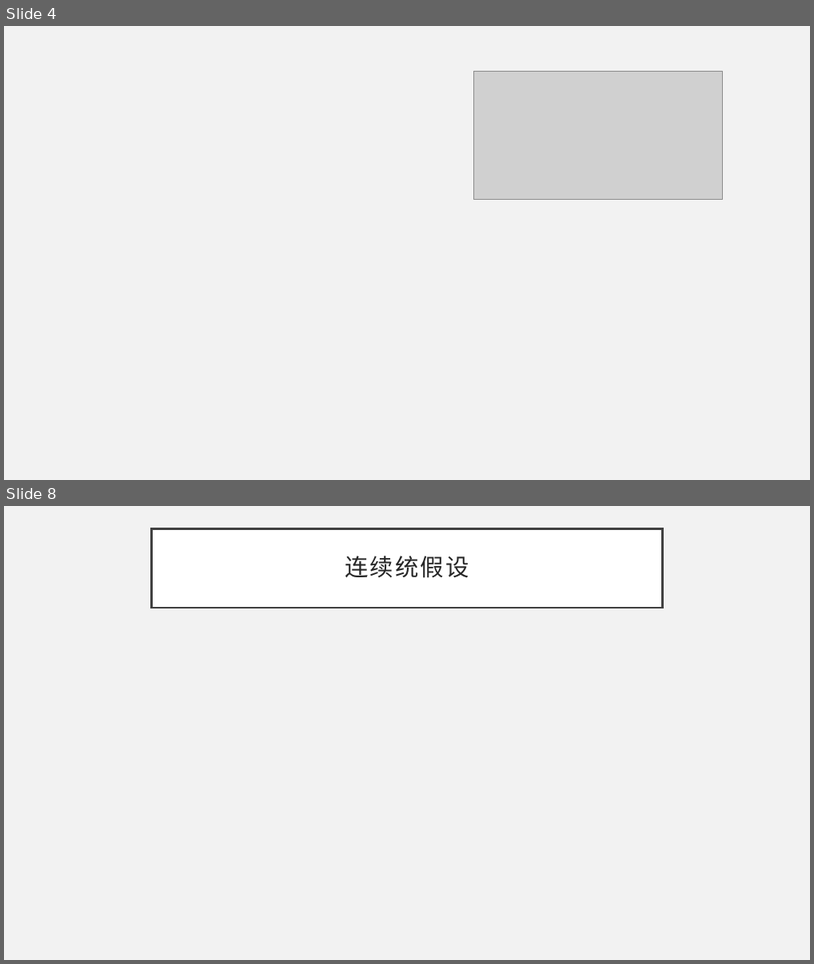
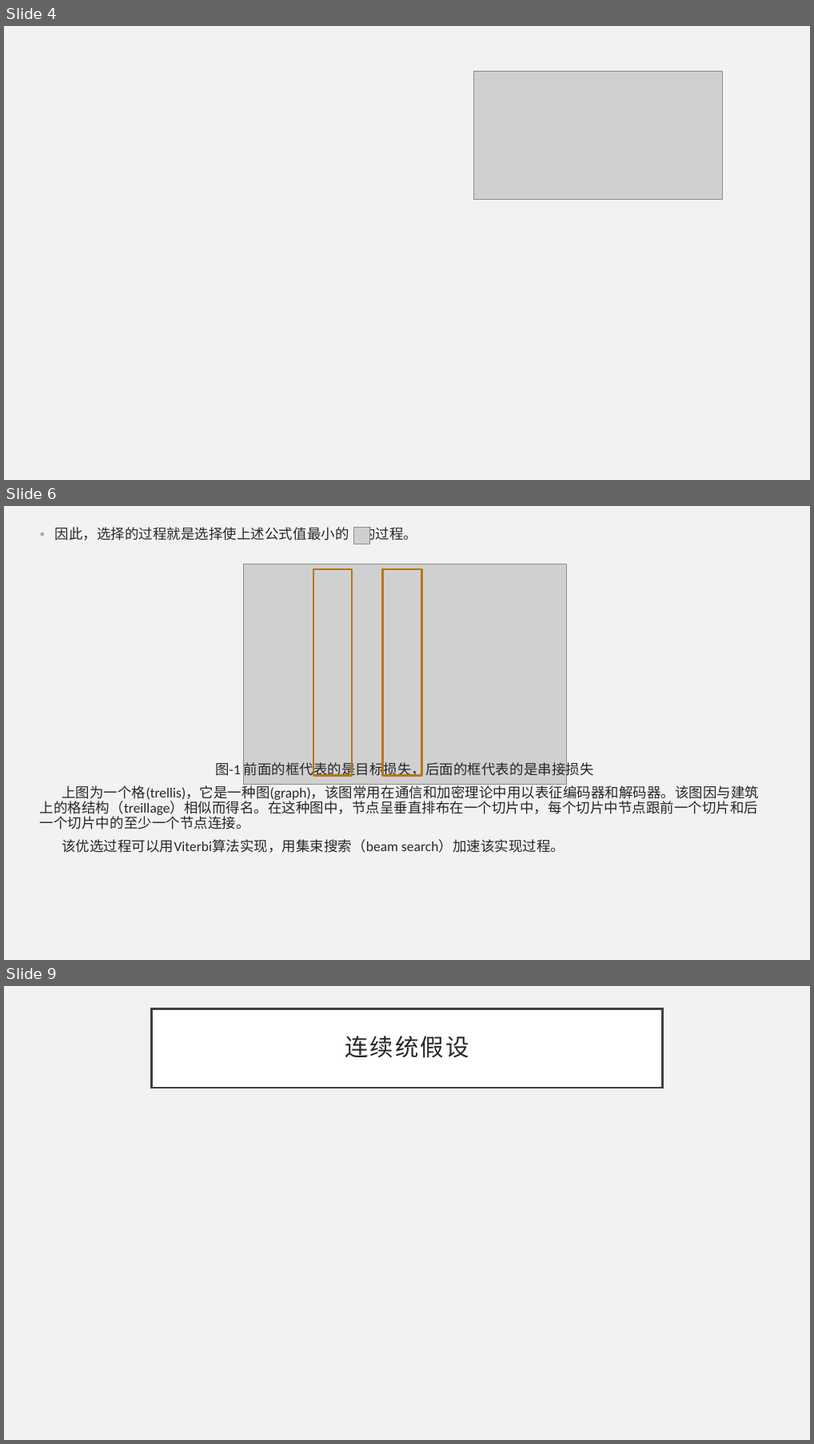
Before and after one commit to HGMT96/my-materials, a slide deck: 语音处理/TTS入门2.pptx. Shown one above the other, each under a label of ours: slides 4 and 8 before the commit, slides 4, 6 and 9 after it; the slides between them are not shown. The pictures are 814x964 and 814x1444 pixels, drawn with LibreOffice and Linux fonts; fonts in the diff are those of the drawing; grey boxes stand for pictures; background and template pictures are left out. Boxes give left, top, right and bottom in pixels: in the first picture for what was removed or moved away, otherwise in the second. Text is boxed around its words. In the diff, an @@ line names an element or a change of style, - is before the commit and + after.

```diff
--- a/语音处理/TTS入门2.pptx
+++ b/语音处理/TTS入门2.pptx
@@ slide 6 added at [4, 506, 810, 960], background #F2F2F2 @@
@@ text added at [40, 527, 759, 852], 16.6 pt, text #262626 @@
+• 因此，选择的过程就是选择使上述公式值最小的 的过程。
+图-1 前面的框代表的是目标损失，后面的框代表的是串接损失
+上图为一个格(trellis)，它是一种图(graph)，该图常用在通信和加密理论中用以表征编码器和解码器。该图因与建筑上的格结构（treillage）相似而得名。在这种图中，节点呈垂直排布在一个切片中，每个切片中节点跟前一个切片和后一个切片中的至少一个节点连接。
+该优选过程可以用Viterbi算法实现，用集束搜索（beam search）加速该实现过程。
@@ picture added at [354, 527, 370, 544] @@
@@ picture added at [243, 564, 567, 784] @@
@@ rectangle added at [314, 569, 353, 776], outline #B67815 2.25 pt @@
@@ rectangle added at [382, 569, 422, 776], outline #B67815 2.25 pt @@
@@ what was slide 8 is now slide 9 @@
```
Also in this commit, not shown: 1 slide changed, 2 other slides added, 2 slides removed.
